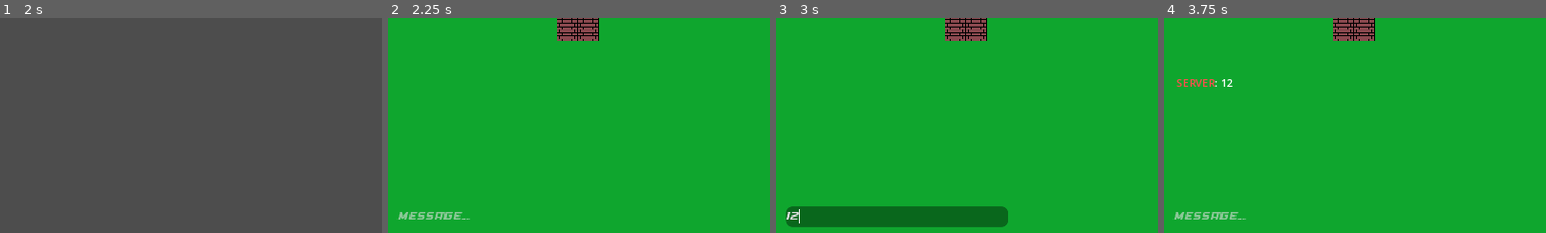
Above: before the commit, frames 1-4 (left to right).
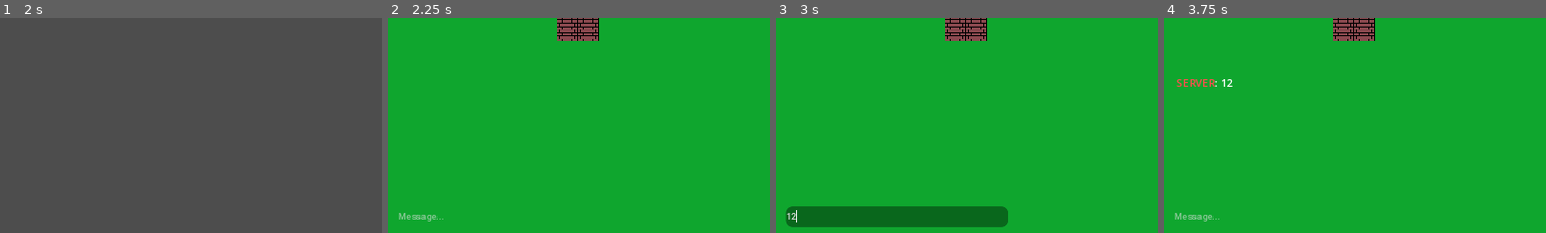
Above: after the commit, the same moments.

Repository: StormLight14/pew-pew-io
Game: Godot game, scene res://multiplayer/multiplayer.tscn
The game is run twice, just before and just after one commit, with the same random seed, the same clock (stepped at 60 frames per second) and the same inputs.
Inputs (mouse positions are % of the whole screen's width and height, from its top left):
- Up to frame 1 (2 s): click (58, 3) at 0.52 s; type "Alex" at 0.6 s; click "Host Game" at 1.25 s
- Up to frame 2 (2.25 s): click "Start Game" at 2 s
- Up to frame 3 (3 s): click (16, 96) at 2.77 s; type "12" at 2.85 s
- Up to frame 4 (3.75 s): tap Enter at 3.5 s; move the mouse to (72, 45) at 3.52 s; hold D (right) from 3.53 s (still down); tap 1 (primary) at 3.6 s
The pictures show only the part of the screen within x 0-50%, y 50-100%; the shares and areas given below are measured in that part.

Frame 1 is identical in both runs. In frame 2, 0.4% of the frame differs, in the area x 2-22%, y 90-95%; in frame 3, 0.1%; in frame 4, 0.4%.

Commit message:
allow gun switch when out of ammo. add sprites

Diff:
--- a/Items.gd
+++ b/Items.gd
@@ -126,6 +126,21 @@
 		"rate-of-fire": 400,
 		"firing-mode": "semi-automatic",
 		"sprite": "res://assets/guns/usp.png"
+	},
+	"deagle": {
+		"type": "secondary",
+		"display-name": "Desert Eagle",
+		"price": 700,
+		"damage": 53,
+		"spread": 0.3,
+		"magazine-capacity": 7,
+		"magazine-ammo": 7,
+		"reserve-ammo": 35,
+		"purchasable-by": "BOTH",
+		"reload-time": 2.2,
+		"rate-of-fire": 267,
+		"firing-mode": "semi-automatic",
+		"sprite": "res://assets/guns/deagle.png"
 	}
 }
 
--- a/level/level.tscn
+++ b/level/level.tscn
@@ -1,10 +1,11 @@
-[gd_scene load_steps=11 format=3 uid="uid://bu74xn3hlof5n"]
+[gd_scene load_steps=12 format=3 uid="uid://bu74xn3hlof5n"]
 
 [ext_resource type="Script" path="res://level/level.gd" id="1_aq73c"]
 [ext_resource type="Script" path="res://ui/game_ui.gd" id="2_ad22g"]
 [ext_resource type="Texture2D" uid="uid://c03okv5asqn22" path="res://assets/icons/x.png" id="3_pab6c"]
 [ext_resource type="Theme" uid="uid://b2kensy6ma0e6" path="res://ui/theme/main.tres" id="3_ynjfq"]
 [ext_resource type="Texture2D" uid="uid://b0501fivgjffx" path="res://assets/icons/skull.png" id="4_jg50k"]
+[ext_resource type="FontFile" uid="uid://b7dm85pjt2303" path="res://assets/fonts/Roboto-Medium.ttf" id="4_jlpa4"]
 [ext_resource type="Texture2D" uid="uid://twdvsshmukxg" path="res://assets/tilemaps/main-tilemap.png" id="5_duu31"]
 [ext_resource type="Script" path="res://ui/buy_button.gd" id="5_ge0j8"]
 
@@ -123,6 +124,7 @@
 offset_right = 350.0
 offset_bottom = 639.0
 theme = ExtResource("3_ynjfq")
+theme_override_fonts/font = ExtResource("4_jlpa4")
 theme_override_font_sizes/font_size = 14
 placeholder_text = "Message..."
 flat = true
@@ -333,6 +335,15 @@
 $500"
 script = ExtResource("5_ge0j8")
 buy_item = "usp"
+
+[node name="Deagle" type="Button" parent="GameUI/ShopUI/VBoxContainer/Pistols" groups=["BuyButton"]]
+custom_minimum_size = Vector2(80, 0)
+layout_mode = 2
+theme_override_font_sizes/font_size = 12
+text = "Desert Eagle
+$700"
+script = ExtResource("5_ge0j8")
+buy_item = "deagle"
 
 [node name="MoneyUI" type="CenterContainer" parent="GameUI"]
 unique_name_in_owner = true
@@ -403,5 +414,6 @@
 [connection signal="pressed" from="GameUI/ShopUI/VBoxContainer/Rifles/SSG" to="GameUI/ShopUI/VBoxContainer/Rifles/SSG" method="_on_pressed"]
 [connection signal="pressed" from="GameUI/ShopUI/VBoxContainer/Pistols/Glock18" to="GameUI/ShopUI/VBoxContainer/Pistols/Glock18" method="_on_pressed"]
 [connection signal="pressed" from="GameUI/ShopUI/VBoxContainer/Pistols/USP" to="GameUI/ShopUI/VBoxContainer/Pistols/USP" method="_on_pressed"]
+[connection signal="pressed" from="GameUI/ShopUI/VBoxContainer/Pistols/Deagle" to="GameUI/ShopUI/VBoxContainer/Pistols/Deagle" method="_on_pressed"]
 [connection signal="timeout" from="StartTimer" to="." method="_on_start_timer_timeout"]
 [connection signal="timeout" from="EndTimer" to="." method="_on_end_timer_timeout"]
--- a/player/player.gd
+++ b/player/player.gd
@@ -70,6 +70,8 @@
 
 func switch_inventory_slot():
 	var change_item = null
+
+	print(%ReloadDelay.time_left)
 
 	if %ReloadDelay.is_stopped():
 		if Input.is_action_just_pressed("primary"):
@@ -139,7 +141,7 @@
 
 		if item_dict["type"] == "primary" or item_dict["type"] == "secondary":
 			if item_dict["magazine-ammo"] == 0 or Input.is_action_just_pressed("reload"):
-				if %ReloadDelay.is_stopped() == true:
+				if %ReloadDelay.is_stopped() == true and (item_dict["magazine-ammo"] == 0 and item_dict["reserve-ammo"] == 0) == false:
 					%ReloadDelay.wait_time = item_dict["reload-time"]
 					%ReloadDelay.start()
 
Binary file added: assets/fonts/Roboto-Medium.ttf
Not shown, added: assets/fonts/Roboto-Medium.ttf.import
Binary file changed: assets/guns/aug.png
Binary file changed: assets/guns/awp.png
Binary file added: assets/guns/deagle.png
Not shown, added: assets/guns/deagle.png.import
Binary file changed: assets/guns/sg-553.png
